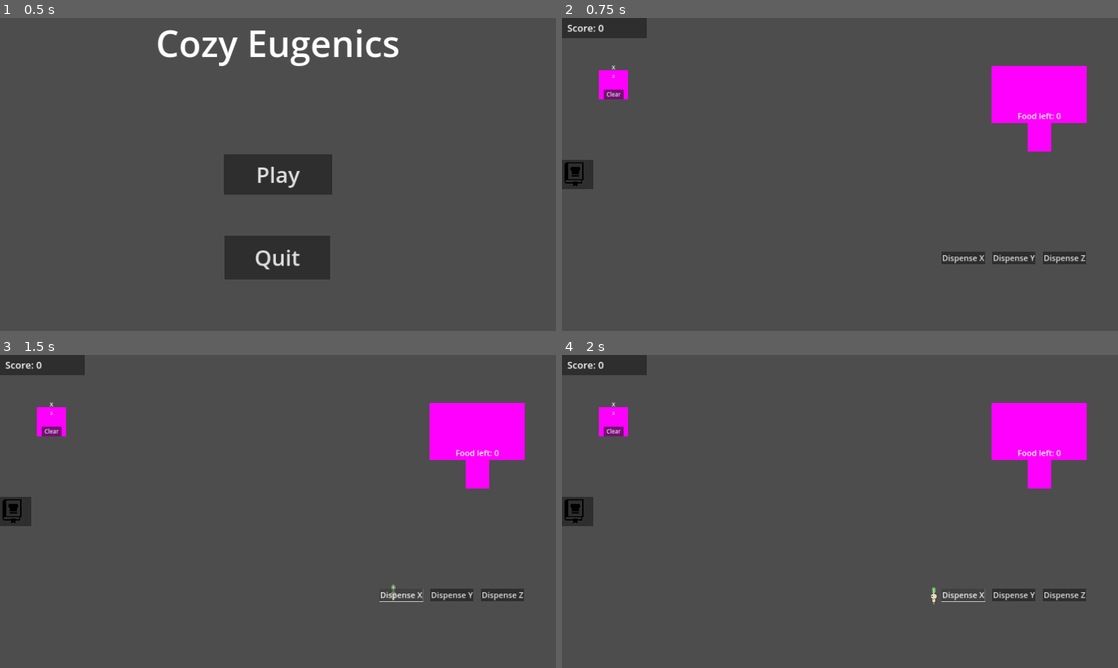
Above: before the commit, frames 1-4 (two rows, left to right).
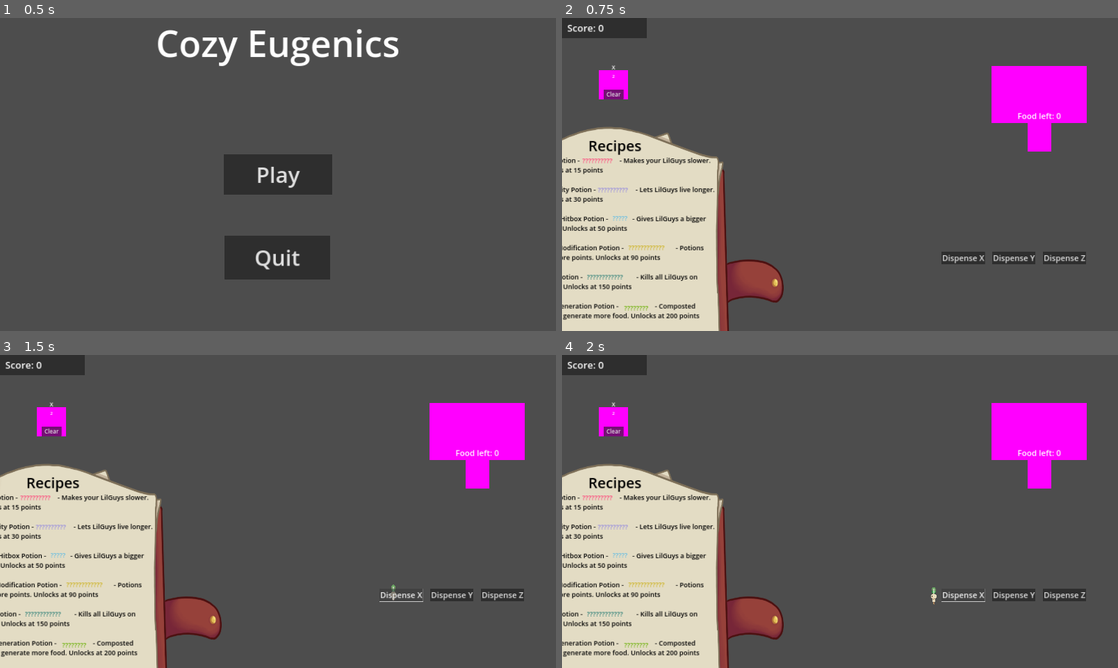
Above: after the commit, the same moments.

Repository: BoopEnthusiast/Cozy-Spring-Jam-2024
Game: Godot game, scene res://scenes/main_menu_screen.tscn
The game is run twice, just before and just after one commit, with the same random seed, the same clock (stepped at 60 frames per second) and the same inputs.
Inputs:
- Up to frame 1 (0.5 s): no input
- Up to frame 2 (0.75 s): click "Play" at 0.5 s
- Up to frame 3 (1.5 s): click "Dispense X" at 1.25 s
- Up to frame 4 (2 s): no input

Frame 1 is identical in both runs. In frame 2, 19% of the frame differs, in the area x 0-40%, y 34-100%; in frame 3, 19%; in frame 4, 19%.

Commit message:
Recipe book texture + keyframe position changed

Diff:
--- /dev/null
+++ b/scenes/ending_screen.tscn
@@ -0,0 +1,13 @@
+[gd_scene format=3 uid="uid://cwhb1ub5dsr8j"]
+
+[node name="EndingScreen" type="CanvasLayer"]
+
+[node name="Panel" type="Panel" parent="."]
+offset_left = 4.0
+offset_right = 3843.0
+offset_bottom = 2160.0
+
+[node name="RichTextLabel" type="RichTextLabel" parent="Panel"]
+layout_mode = 0
+offset_right = 40.0
+offset_bottom = 40.0
--- a/scenes/main.tscn
+++ b/scenes/main.tscn
@@ -8,6 +8,7 @@
 [ext_resource type="PackedScene" uid="uid://b4k1qoljldvsu" path="res://scenes/pause_menu.tscn" id="6_g71jd"]
 [ext_resource type="Script" path="res://scripts/score_text.gd" id="7_3vixa"]
 [ext_resource type="PackedScene" uid="uid://crmdcshv7rb21" path="res://scenes/recipes_screen.tscn" id="8_hntjs"]
+[ext_resource type="PackedScene" uid="uid://cwhb1ub5dsr8j" path="res://scenes/ending_screen.tscn" id="9_oil3o"]
 
 [node name="Main" type="Node2D"]
 script = ExtResource("1_ju8m2")
@@ -71,3 +72,6 @@
 script = ExtResource("7_3vixa")
 
 [node name="RecipesScreen" parent="." instance=ExtResource("8_hntjs")]
+
+[node name="EndingScreen" parent="." instance=ExtResource("9_oil3o")]
+visible = false
--- a/scenes/recipes_screen.tscn
+++ b/scenes/recipes_screen.tscn
@@ -1,7 +1,8 @@
-[gd_scene load_steps=16 format=3 uid="uid://crmdcshv7rb21"]
+[gd_scene load_steps=17 format=3 uid="uid://crmdcshv7rb21"]
 
 [ext_resource type="Script" path="res://scripts/recipes_screen.gd" id="1_7hkwy"]
 [ext_resource type="Script" path="res://scripts/book_button.gd" id="2_fpp56"]
+[ext_resource type="Texture2D" uid="uid://dtq3r2y3wova7" path="res://resources/recipe_book.png" id="2_l51jg"]
 [ext_resource type="Script" path="res://scripts/longevity_potion_recipe.gd" id="2_rh8d8"]
 [ext_resource type="Script" path="res://scripts/hitbox_potion_recipe.gd" id="3_tpu4c"]
 [ext_resource type="Script" path="res://scripts/point_potion_recipe.gd" id="4_qhqr5"]
@@ -9,7 +10,9 @@
 [ext_resource type="Script" path="res://scripts/food_potion_recipe.gd" id="6_bv6fg"]
 [ext_resource type="Script" path="res://scripts/sentience_potion_recipe.gd" id="7_modhv"]
 [ext_resource type="Script" path="res://scripts/strength_potion_unlocked.gd" id="8_j3dm0"]
-[ext_resource type="Texture2D" uid="uid://jsi3fxcju3mc" path="res://resources/recipie-book.png" id="9_vje5j"]
+
+[sub_resource type="StyleBoxTexture" id="StyleBoxTexture_g1q31"]
+texture = ExtResource("2_l51jg")
 
 [sub_resource type="GDScript" id="GDScript_hdcuv"]
 script/source = "extends RichTextLabel
@@ -57,7 +60,7 @@
 "times": PackedFloat32Array(0, 1),
 "transitions": PackedFloat32Array(1, 1),
 "update": 0,
-"values": [Vector2(0, 274), Vector2(-1788, 274)]
+"values": [Vector2(-1500, -429), Vector2(-3000, -429)]
 }
 
 [sub_resource type="Animation" id="Animation_k2qna"]
@@ -72,7 +75,7 @@
 "times": PackedFloat32Array(0, 1),
 "transitions": PackedFloat32Array(1, 1),
 "update": 0,
-"values": [Vector2(-1788, 274), Vector2(0, 274)]
+"values": [Vector2(-3000, -429), Vector2(-1500, -429)]
 }
 
 [sub_resource type="AnimationLibrary" id="AnimationLibrary_uboac"]
@@ -91,18 +94,24 @@
 anchor_bottom = 0.5
 offset_left = -1788.0
 offset_top = -806.0
-offset_right = -50.0
-offset_bottom = 894.0
-grow_vertical = 2
+offset_right = 2505.0
+offset_bottom = 2165.0
+grow_vertical = 2
+mouse_filter = 2
+theme_override_styles/panel = SubResource("StyleBoxTexture_g1q31")
 
 [node name="RecipesTitle" type="RichTextLabel" parent="RecipeBackground"]
 layout_mode = 1
 anchors_preset = 15
 anchor_right = 1.0
 anchor_bottom = 1.0
-offset_bottom = -1499.0
+offset_left = 1319.0
+offset_top = 535.0
+offset_right = -1374.0
+offset_bottom = -1537.0
 grow_horizontal = 2
 grow_vertical = 2
+theme_override_colors/default_color = Color(0, 0, 0, 1)
 theme_override_font_sizes/normal_font_size = 100
 text = "                         Recipes
 "
@@ -113,11 +122,14 @@
 anchor_top = 0.5
 anchor_right = 1.0
 anchor_bottom = 0.5
-offset_top = -675.0
-offset_bottom = 843.0
+offset_left = 1623.0
+offset_top = -810.5
+offset_right = -1422.0
+offset_bottom = 927.5
 grow_horizontal = 2
 grow_vertical = 2
-theme_override_font_sizes/normal_font_size = 48
+theme_override_colors/default_color = Color(0, 0, 0, 1)
+theme_override_font_sizes/normal_font_size = 46
 text = "Slow Potion -                       - Makes your LilGuys slower. Unlocks at 15 points
 
 Longevity Potion -                       - Lets LilGuys live longer. Unlocks at 30 points
@@ -141,91 +153,99 @@
 offset_top = 1.0
 offset_right = 610.0
 offset_bottom = 74.0
-theme_override_font_sizes/normal_font_size = 48
+theme_override_colors/default_color = Color(1, 0.240874, 0.459452, 1)
+theme_override_font_sizes/normal_font_size = 46
 text = "XYZZYZXXZ"
 script = SubResource("GDScript_hdcuv")
 
 [node name="LongevityPotionRecipe" type="RichTextLabel" parent="RecipeBackground/PotionRecipes"]
 layout_mode = 0
-offset_left = 424.0
-offset_top = 138.0
-offset_right = 728.0
-offset_bottom = 214.0
-theme_override_font_sizes/normal_font_size = 48
+offset_left = 412.0
+offset_top = 203.0
+offset_right = 716.0
+offset_bottom = 279.0
+theme_override_colors/default_color = Color(0.566324, 0.526654, 0.875147, 1)
+theme_override_font_sizes/normal_font_size = 46
 text = "ZZZYYZYXXX"
 script = ExtResource("2_rh8d8")
 
 [node name="HitboxPotionRecipe" type="RichTextLabel" parent="RecipeBackground/PotionRecipes"]
 layout_mode = 0
-offset_left = 543.0
-offset_top = 347.0
-offset_right = 729.0
-offset_bottom = 416.0
-theme_override_font_sizes/normal_font_size = 48
+offset_left = 513.0
+offset_top = 398.0
+offset_right = 699.0
+offset_bottom = 467.0
+theme_override_colors/default_color = Color(0.4, 0.737255, 0.882353, 1)
+theme_override_font_sizes/normal_font_size = 46
 text = "XYXYX"
 script = ExtResource("3_tpu4c")
 
 [node name="PointPotionRecipe" type="RichTextLabel" parent="RecipeBackground/PotionRecipes"]
 layout_mode = 0
-offset_left = 681.0
-offset_top = 543.0
-offset_right = 1049.0
-offset_bottom = 613.0
-theme_override_font_sizes/normal_font_size = 48
+offset_left = 623.0
+offset_top = 601.0
+offset_right = 991.0
+offset_bottom = 671.0
+theme_override_colors/default_color = Color(0.79651, 0.688581, 0.101176, 1)
+theme_override_font_sizes/normal_font_size = 46
 text = "XYZZYXZYXXZY "
 script = ExtResource("4_qhqr5")
 
 [node name="KillAllPotionRecipe" type="RichTextLabel" parent="RecipeBackground/PotionRecipes"]
 layout_mode = 0
-offset_left = 373.0
-offset_top = 748.0
-offset_right = 734.0
-offset_bottom = 816.0
-theme_override_font_sizes/normal_font_size = 48
+offset_left = 336.0
+offset_top = 804.0
+offset_right = 697.0
+offset_bottom = 872.0
+theme_override_colors/default_color = Color(0.165386, 0.490779, 0.459369, 1)
+theme_override_font_sizes/normal_font_size = 46
 text = "YYYYXXXXZZZZ"
 script = ExtResource("5_l5x6m")
 
 [node name="FoodPotionRecipe" type="RichTextLabel" parent="RecipeBackground/PotionRecipes"]
 layout_mode = 0
-offset_left = 643.0
-offset_top = 955.0
-offset_right = 894.0
-offset_bottom = 1031.0
-theme_override_font_sizes/normal_font_size = 48
+offset_left = 594.0
+offset_top = 1018.0
+offset_right = 845.0
+offset_bottom = 1094.0
+theme_override_colors/default_color = Color(0.423529, 0.690196, 0.0352941, 1)
+theme_override_font_sizes/normal_font_size = 46
 text = "ZYXYXZYX "
 script = ExtResource("6_bv6fg")
 
 [node name="SentiencePotionRecipe" type="RichTextLabel" parent="RecipeBackground/PotionRecipes"]
 layout_mode = 0
-offset_left = 511.0
-offset_top = 1147.0
-offset_right = 1268.0
-offset_bottom = 1217.0
-theme_override_font_sizes/normal_font_size = 48
+offset_left = 446.0
+offset_top = 1206.0
+offset_right = 1203.0
+offset_bottom = 1276.0
+theme_override_colors/default_color = Color(0.831373, 0.345098, 0.360784, 1)
+theme_override_font_sizes/normal_font_size = 46
 text = "ZYXYZXZXYZXYYZXZXYXZXXYZX "
 script = ExtResource("7_modhv")
 
 [node name="StrengthPotionUnlocked" type="RichTextLabel" parent="RecipeBackground/PotionRecipes"]
 layout_mode = 0
-offset_left = 479.0
-offset_top = 1359.0
-offset_right = 1343.0
-offset_bottom = 1434.0
-theme_override_font_sizes/normal_font_size = 48
+offset_left = 424.0
+offset_top = 1476.0
+offset_right = 1288.0
+offset_bottom = 1551.0
+theme_override_colors/default_color = Color(0.0886311, 0.321989, 0.63501, 1)
+theme_override_font_sizes/normal_font_size = 46
 text = "XZYXZXYZYXZXZXZYXYYZXYYZXXZYY"
 script = ExtResource("8_j3dm0")
 
 [node name="BookButton" type="Button" parent="RecipeBackground"]
+show_behind_parent = true
 layout_mode = 1
 anchors_preset = 4
 anchor_top = 0.5
 anchor_bottom = 0.5
-offset_left = 1736.0
-offset_top = -145.0
-offset_right = 2005.0
-offset_bottom = 56.0
-grow_vertical = 2
-icon = ExtResource("9_vje5j")
+offset_left = 2952.0
+offset_top = -47.5
+offset_right = 3245.0
+offset_bottom = 163.5
+grow_vertical = 2
 script = ExtResource("2_fpp56")
 
 [node name="AnimationPlayer" type="AnimationPlayer" parent="."]
Binary file added: resources/recipe_book.png
Not shown, added: resources/recipe_book.png.import
Not shown: 1 places in scenes/main.tscn that only renumber resources
